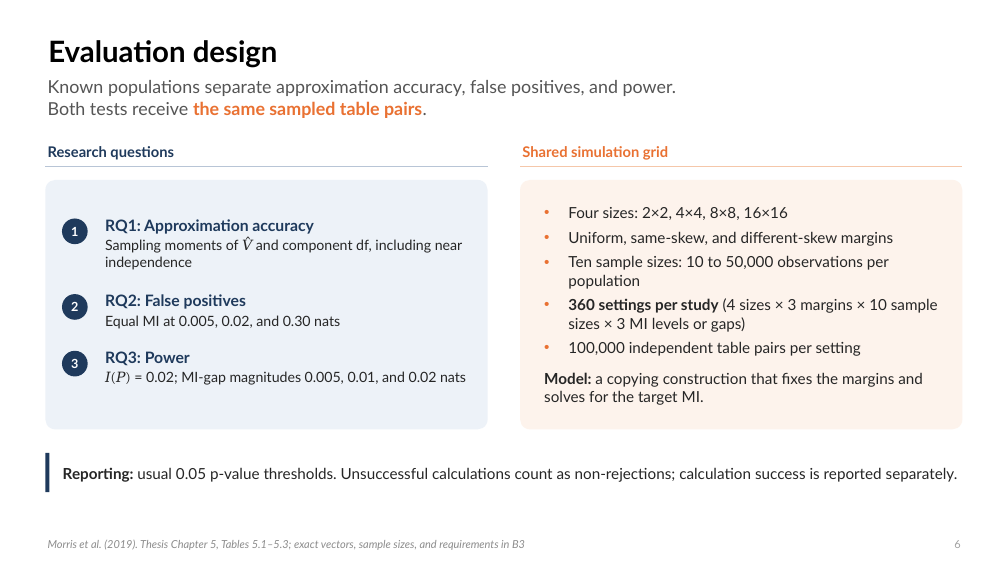
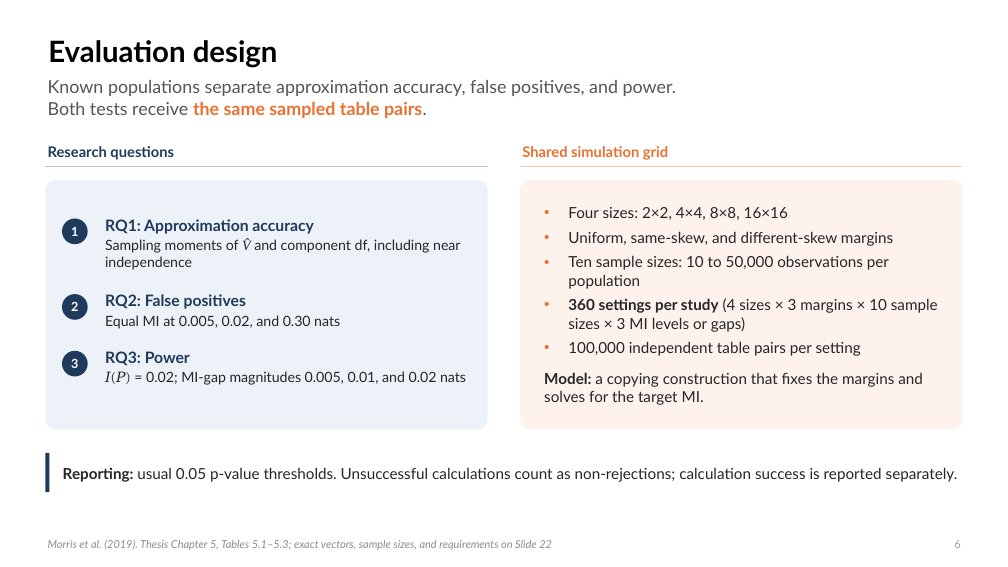
Before and after one commit to dzhao61/MCSResearchSimulations, a slide deck: slide 6 of Thesis Presentation/Daniel_Zhao_Welch_MI_Presentation.pptx. Drawn at 1008x567 pixels with LibreOffice and Linux fonts; fonts in the diff are those of the drawing. Boxes give left, top, right and bottom in pixels: in the first picture for what was removed or moved away, otherwise in the second. Text is boxed around its words. In the diff, an @@ line names an element or a change of style, - is before the commit and + after.

```diff
--- a/Thesis Presentation/Daniel_Zhao_Welch_MI_Presentation.pptx
+++ b/Thesis Presentation/Daniel_Zhao_Welch_MI_Presentation.pptx
@@ text at bbox=[105, 239, 460, 270]: text changed @@
-Sampling moments of 𝑉̂ and component df, including near independence
+Sampling moments of V̂ and component df, including near independence
@@ text at bbox=[48, 540, 552, 550]: text changed @@
-Morris et al. (2019). Thesis Chapter 5, Tables 5.1–5.3; exact vectors, sample sizes, and requirements in B3
+Morris et al. (2019). Thesis Chapter 5, Tables 5.1–5.3; exact vectors, sample sizes, and requirements on Slide 22
```
Also in this commit, not shown: 24 other slides changed, 6 slides added, 3 slides removed, 14 other files.
